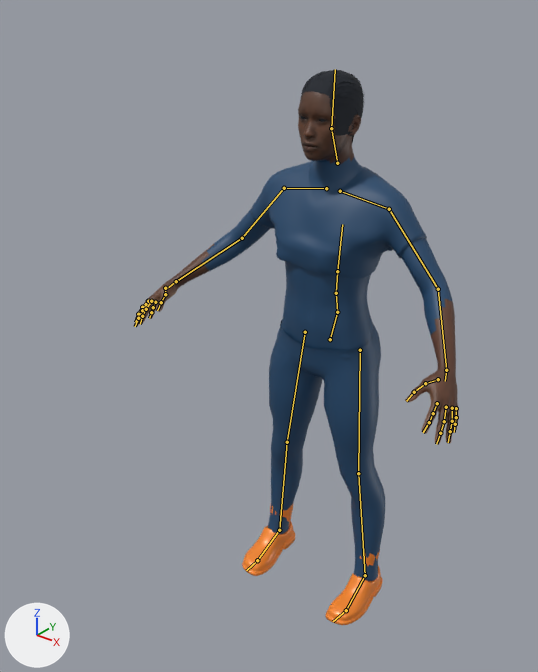
What one commit did to the Blender file src/assets/3d/kicklab-direction-c-athlete/v2/kicklab-makehuman-athlete.blend.
Rendered twice from a 50 mm camera at (1.2, -1.83, 2.02) aimed at (0.01, -0.34, 1.1). Lighting does not change. The marker at lower left points along +X, +Y and +Z. The first picture is the older version. The bones that change, and the others that lie on the model, are drawn over the model as lines.

In view in the first picture: 'KickLabCoreEyes', 'KickLabCoreFootballBoots', 'KickLabCoreShortHair', 'KickLabCoreSportsuit', 'KickLabMakeHumanAthlete'.
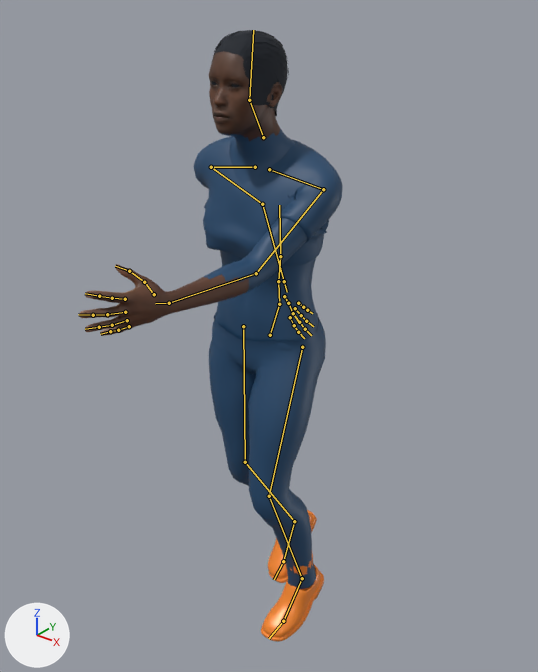
The newer file adds an action. The first version stands in its rest pose; the second is drawn at frame 10 of the action 'HeaderContact'.

The edits, one by one:
Bone 'pelvis' (bone_pelvis) moves from (0.0, 0.0, 0.0) to (0.0, 0.0, 0.34).
Bone 'pelvis' (bone_pelvis) turns from (0, 0, 0) to (-5, 0, 0) degrees about its own x, y and z.
Bone 'spine_03' (bone_spine_03) turns from (0, 0, 0) to (13, 0, 0) degrees about its own x, y and z.
Bone 'upperarm_l' (bone_upperarm_l) turns from (0, 0, 0) to (50, 10, -53) degrees about its own x, y and z.
Bone 'upperarm_r' (bone_upperarm_r) turns from (0, 0, 0) to (-50, -10, 53) degrees about its own x, y and z.
Bone 'head' (bone_head) turns from (0, 0, 0) to (-11, 0, 0) degrees about its own x, y and z.
Bone 'thigh_l' (bone_thigh_l) turns from (0, 0, 0) to (-10, 0, 9) degrees about its own x, y and z.
Bone 'calf_l' (bone_calf_l) turns from (0, 0, 0) to (36, 0, 0) degrees about its own x, y and z.
Bone 'thigh_r' (bone_thigh_r) turns from (0, 0, 0) to (7, 0, -9) degrees about its own x, y and z.
Bone 'calf_r' (bone_calf_r) turns from (0, 0, 0) to (32, 0, 0) degrees about its own x, y and z.

Where the change shows, as pixel boxes [x1, y1, x2, y2] in the pictures (538 x 672 px):
'KickLabCoreSportsuit', posed (15% narrower, 8% taller)
    before: [251, 161, 427, 581]
    after: [194, 136, 343, 589]
'KickLabMakeHumanAthlete', posed (26% narrower, 16% shorter)
    before: [134, 91, 459, 444]
    after: [79, 51, 319, 349]
'KickLabCoreFootballBoots', posed (55% narrower, 7% taller)
    before: [242, 502, 382, 625]
    after: [261, 510, 324, 642]
'KickLabCoreShortHair', posed (20% wider, 18% taller)
    before: [300, 70, 364, 143]
    after: [212, 30, 289, 116]
'KickLabCoreEyes', posed
    before: [301, 116, 327, 122]
    after: [212, 81, 239, 87]
bone 'pelvis', root to tip
    before: (330, 339) to (337, 312)
    after: (270, 335) to (279, 304)
bone 'spine_03', root to tip
    before: (337, 271) to (342, 224)
    after: (280, 256) to (279, 205)
bone 'upperarm_l', root to tip
    before: (389, 209) to (438, 289)
    after: (323, 189) to (256, 273)
bone 'upperarm_r', root to tip
    before: (284, 188) to (242, 238)
    after: (211, 167) to (262, 204)
bone 'head', root to tip
    before: (331, 128) to (335, 69)
    after: (249, 100) to (253, 30)
bone 'thigh_l', root to tip
    before: (360, 350) to (358, 473)
    after: (302, 347) to (269, 496)
bone 'calf_l', root to tip
    before: (358, 473) to (365, 575)
    after: (269, 496) to (302, 578)
bone 'thigh_r', root to tip
    before: (305, 332) to (287, 442)
    after: (243, 326) to (245, 462)
bone 'calf_r', root to tip
    before: (287, 442) to (279, 530)
    after: (245, 462) to (294, 521)
